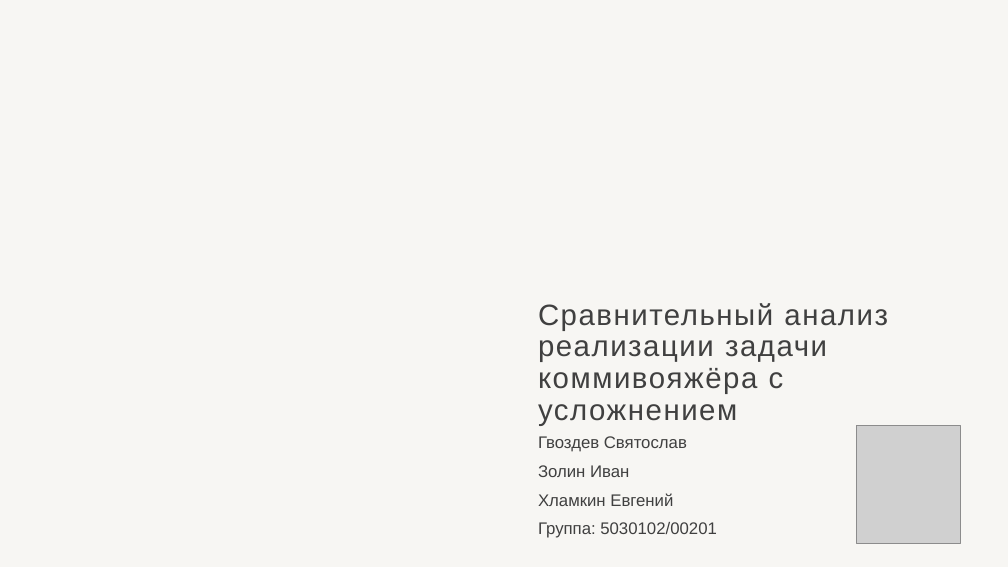
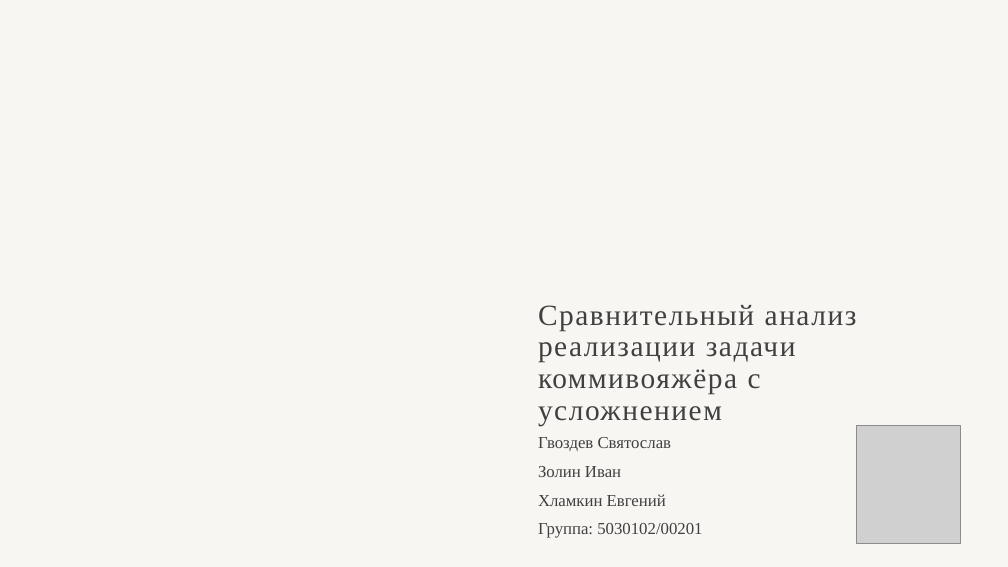
Before and after one commit to IMZolin/Opt-methods-coursework, a slide deck: slide 1 of Gvozdev_Zolin_Khlamkin.pptx. Drawn at 1008x567 pixels with LibreOffice and Linux fonts; fonts in the diff are those of the drawing; grey boxes stand for pictures; background and template pictures are left out. Boxes give left, top, right and bottom in pixels: in the first picture for what was removed or moved away, otherwise in the second. Text is boxed around its words. In the diff, an @@ line names an element or a change of style, - is before the commit and + after.

```diff
--- a/Gvozdev_Zolin_Khlamkin.pptx
+++ b/Gvozdev_Zolin_Khlamkin.pptx
@@ title "Сравнительный анализ реализации задачи коммивояжёра ..." at box(538, 305, 857, 426): font Arial to Times New Roman @@
@@ subtitle "Гвоздев Святослав" at box(538, 437, 702, 538): font Arial to Times New Roman @@
```
Also in this commit, not shown: 13 other slides changed, 1 other file.
